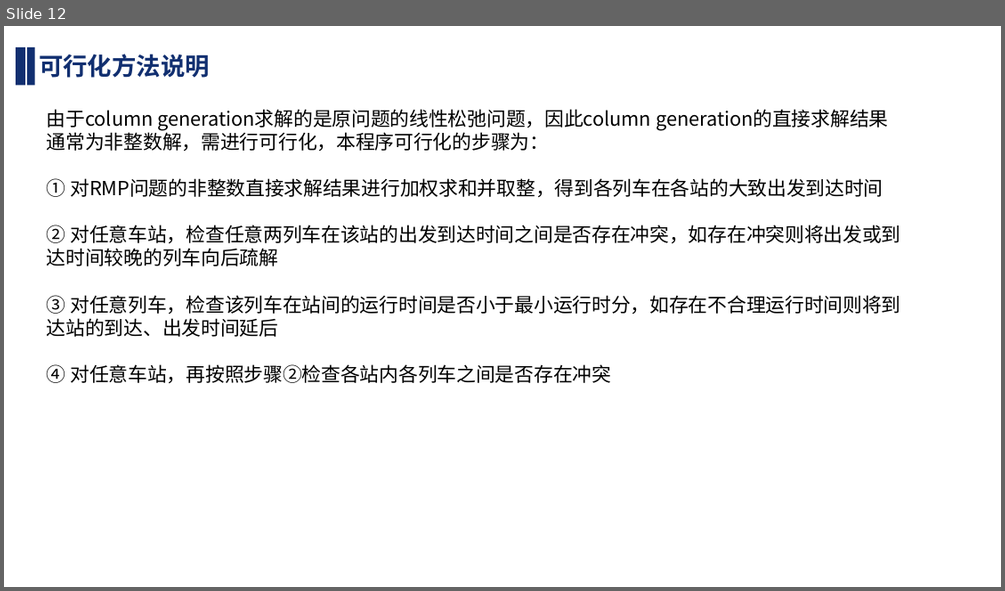
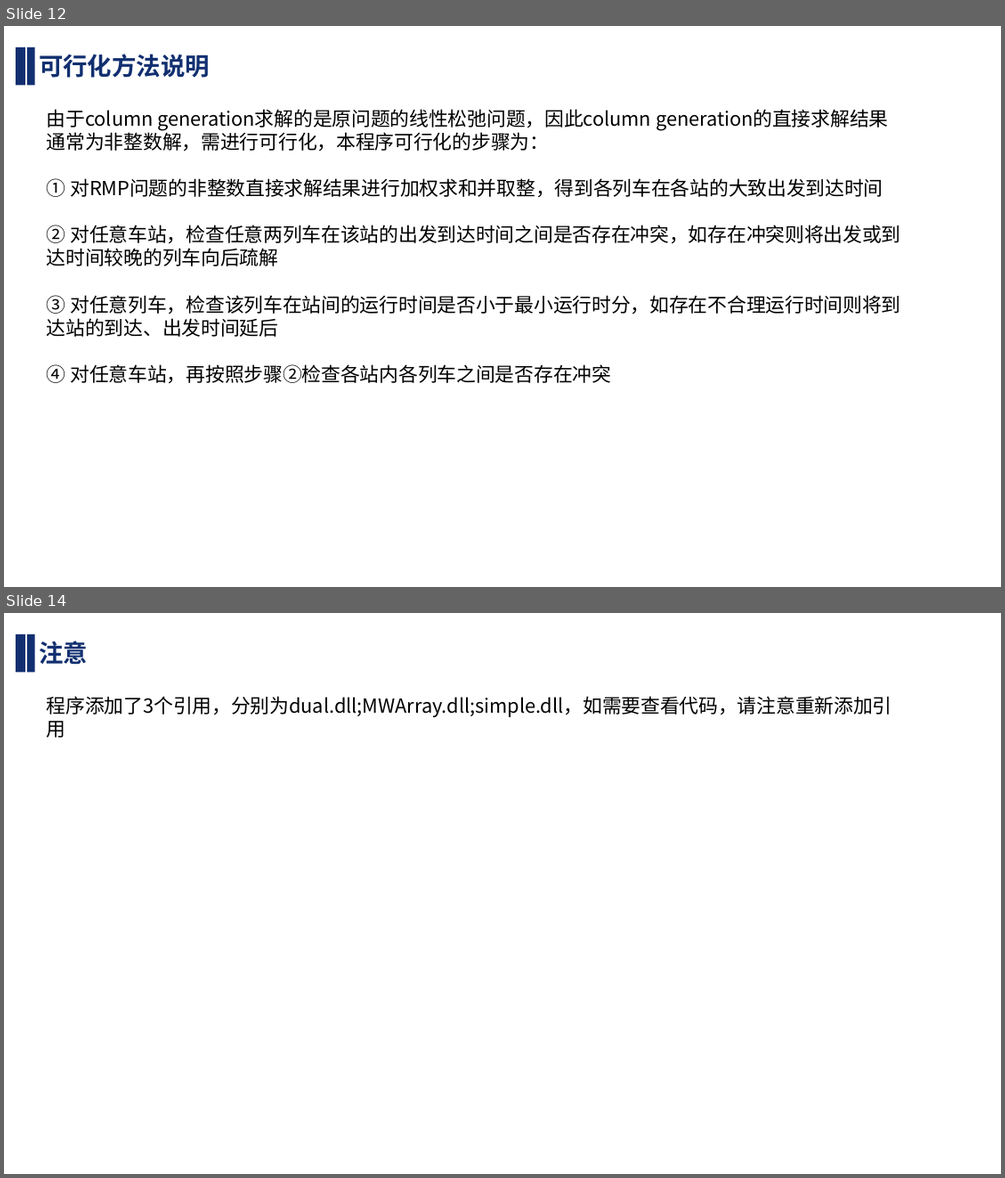
Before and after one commit to OnVacationHaHa/column-generation, a slide deck: user guide.pptx. Shown one above the other, each under a label of ours: slide 12 before the commit, slides 12 and 14 after it; the slides between them are not shown. The pictures are 1005x591 and 1005x1178 pixels, drawn with LibreOffice and Linux fonts; fonts in the diff are those of the drawing. Boxes give left, top, right and bottom in pixels: in the first picture for what was removed or moved away, otherwise in the second. Text is boxed around its words. In the diff, an @@ line names an element or a change of style, - is before the commit and + after.

```diff
--- a/user guide.pptx
+++ b/user guide.pptx
@@ slide 14 added at bbox=[4, 613, 1001, 1174], background #FFFFFF @@
@@ rectangle added at bbox=[16, 634, 25, 673], fill #112F70 @@
@@ rectangle added at bbox=[27, 634, 34, 673], fill #112F70 @@
@@ text added at bbox=[39, 641, 88, 665], 23.5 pt, text #112F70, bold @@
+注意
@@ text added at bbox=[47, 696, 892, 717], 18.7 pt, text #000000 @@
+程序添加了3个引用，分别为dual.dll;MWArray.dll;simple.dll，如需要查看代码，请注意重新添加引用
```
Also in this commit, not shown: 1 other slide added, 1 other file.
